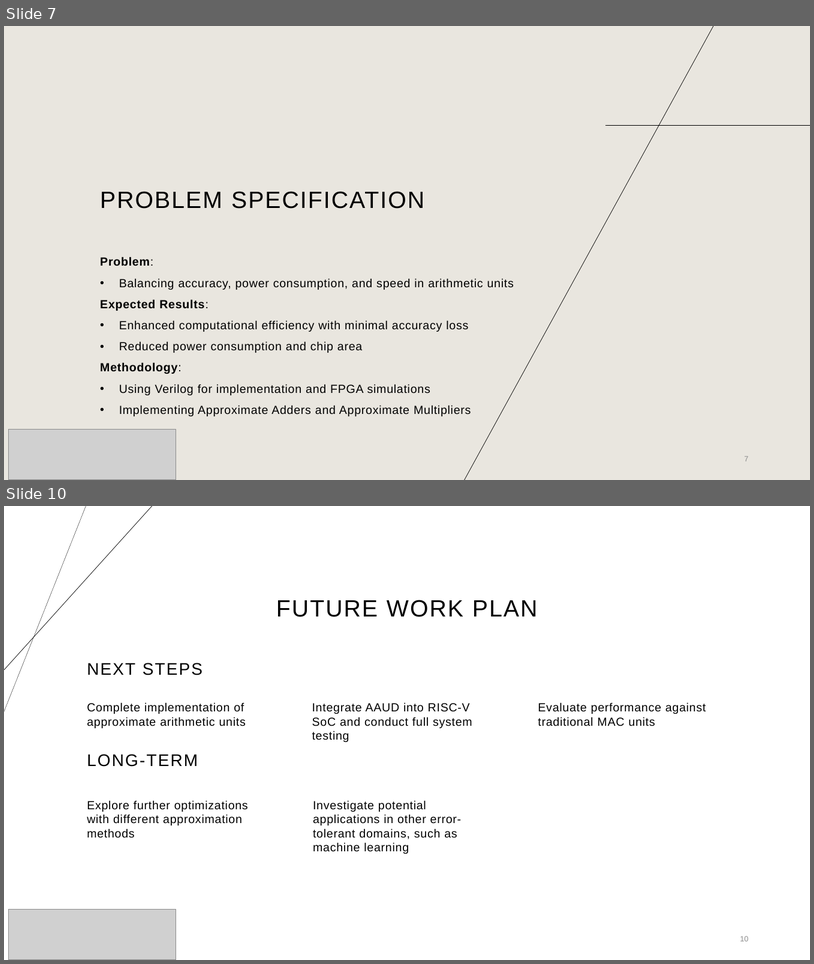
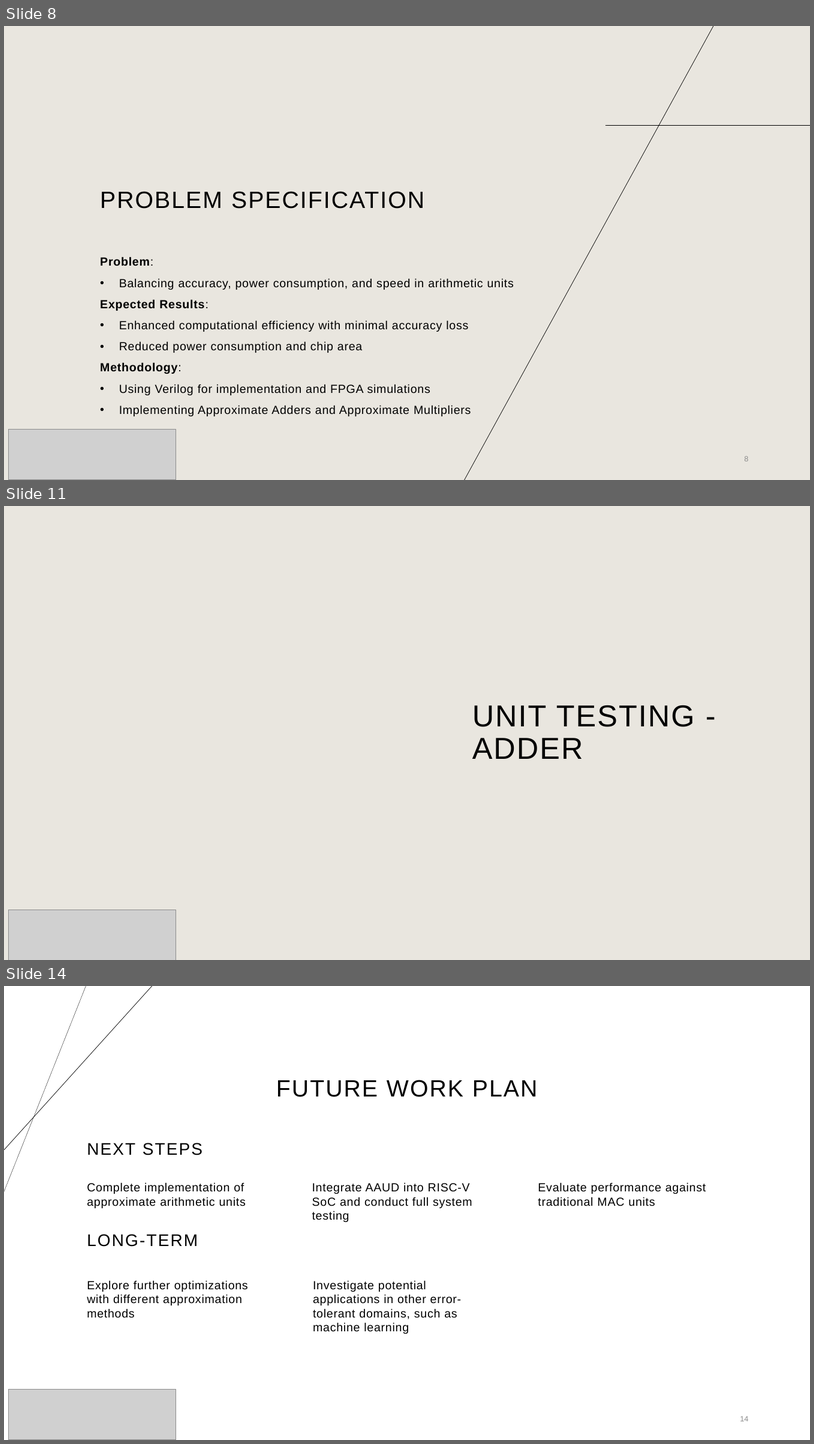
Before and after one commit to AmaanMujawar/EEE381_IIP-Hardware-Accelerator-for-RISCV-Processor, a slide deck: Documents/Public Engagement/PublicEngagementActivity.pptx. Shown one above the other, each under a label of ours: slides 7 and 10 before the commit, slides 8, 11 and 14 after it; the slides between them are not shown. The pictures are 814x964 and 814x1444 pixels, drawn with LibreOffice and Linux fonts; fonts in the diff are those of the drawing; grey boxes stand for pictures; background and template pictures are left out. Boxes give left, top, right and bottom in pixels: in the first picture for what was removed or moved away, otherwise in the second. Text is boxed around its words. In the diff, an @@ line names an element or a change of style, - is before the commit and + after.

```diff
--- a/Documents/Public Engagement/PublicEngagementActivity.pptx
+++ b/Documents/Public Engagement/PublicEngagementActivity.pptx
@@ slide 11 added at <box>4,506,810,960</box>, background #E9E6DF @@
@@ title added at <box>473,705,695,759</box>, 36 pt, text #000000 @@
+UNIT TESTING - ADDER
@@ picture added at <box>8,910,176,960</box> @@
@@ what was slide 7 is now slide 8 @@
@@ page number at <box>744,456,749,461</box>: text changed @@
-7
+8
@@ what was slide 10 is now slide 14 @@
@@ page number at <box>740,1416,749,1421</box>: text changed @@
-10
+14
```
Also in this commit, not shown: 7 slides changed, 4 other slides added.
